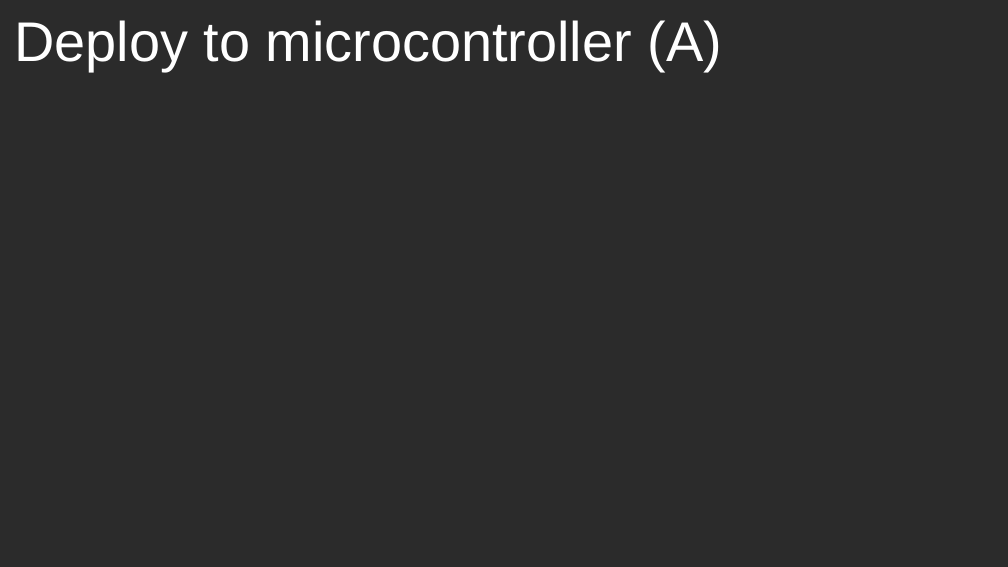
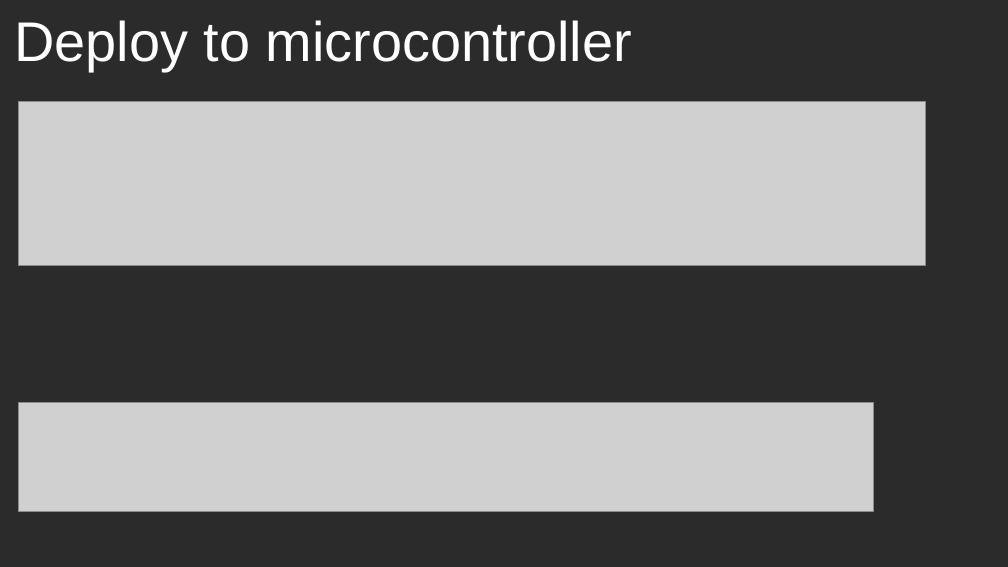
Before and after one commit to jonnor/embeddedml, a slide deck: slide 20 of doc/euroscipy2018/slides.odp (slide 19 before the commit). Drawn at 1008x567 pixels with LibreOffice and Linux fonts; fonts in the diff are those of the drawing; grey boxes stand for pictures; background and template pictures are left out; a plain dark background stands for a picture behind light text. Boxes give left, top, right and bottom in pixels: in the first picture for what was removed or moved away, otherwise in the second. Text is boxed around its words. In the diff, an @@ line names an element or a change of style, - is before the commit and + after.

```diff
--- a/doc/euroscipy2018/slides.odp
+++ b/doc/euroscipy2018/slides.odp
@@ title at bbox=[14, 20, 632, 71]: text changed @@
-Deploy to microcontroller (A)
+Deploy to microcontroller
@@ picture added at bbox=[18, 102, 926, 265] @@
@@ picture added at bbox=[18, 402, 874, 512] @@
```
Also in this commit, not shown: 15 other slides changed, 3 slides added, 1 slide removed, 13 other files.
